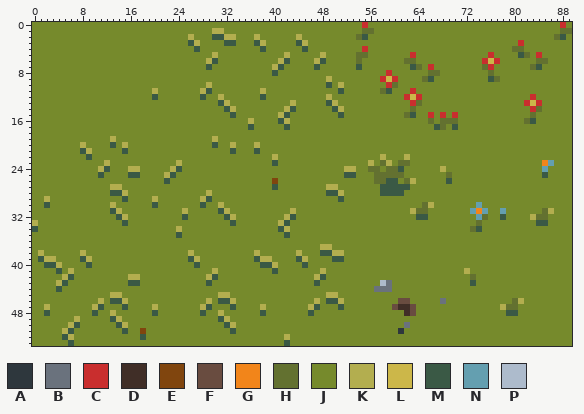
Edited in one commit: sprite sheet (src/World/Tiles/GrassTileset.png). The first picture shows the starting point.
The file is 90x54 pixels.
Palette (. is transparent): A #2e373d  B #6a727d  C #c92e2e  D #402e27  E #80450e  F #694c40  G #f2851a  H #637130  J #768a2c  K #b3ae4f  L #ccb749  M #3a5945  N #649fb0  P #adbbcc
Once edited:
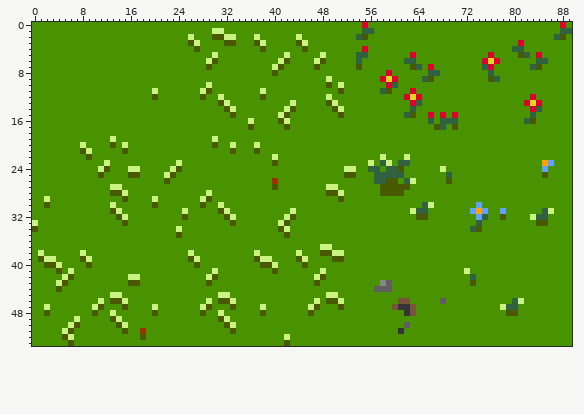
Changes in this commit:
colour B: #6a727d -> #5f5f5f
colour C: #c92e2e -> #dc002e
colour D: #402e27 -> #343434
colour E: #80450e -> #a23000
colour F: #694c40 -> #79543d
colour G: #f2851a -> #ffa200
colour H: #637130 -> #306141
colour J: #768a2c -> #499300
colour K: #b3ae4f -> #cbf382
colour L: #ccb749 -> #ebd320
colour M: #3a5945 -> #495900
colour N: #649fb0 -> #61a2ff
colour P: #adbbcc -> #868686
Changed rows in their new state; - is a pixel that keeps its letter.
first column x 61:
51 D
